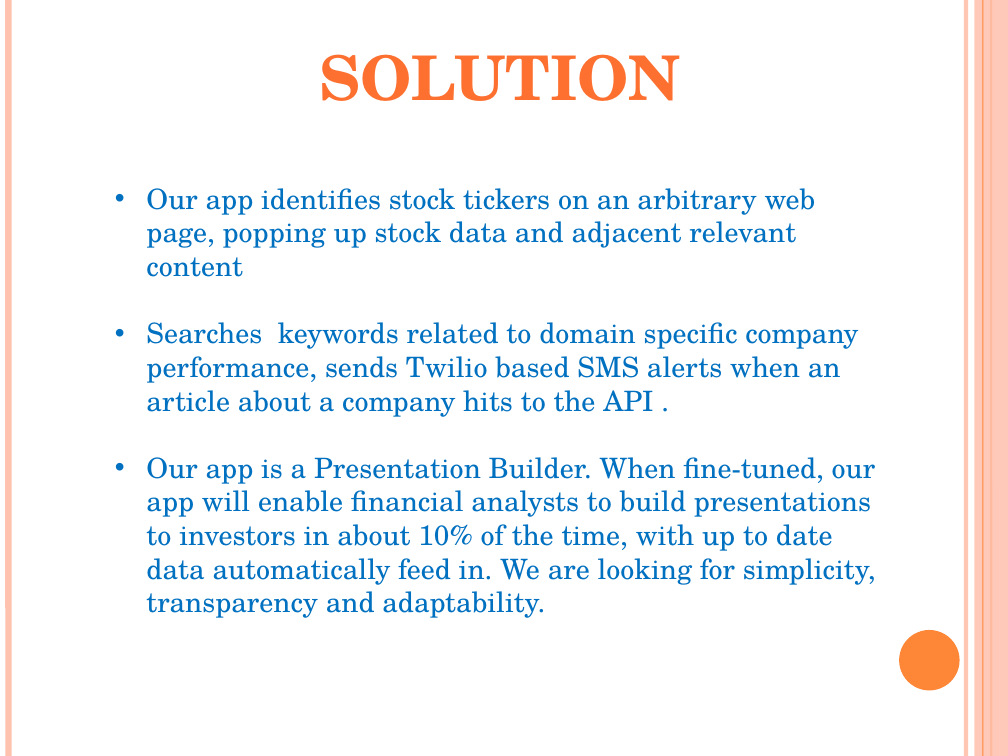
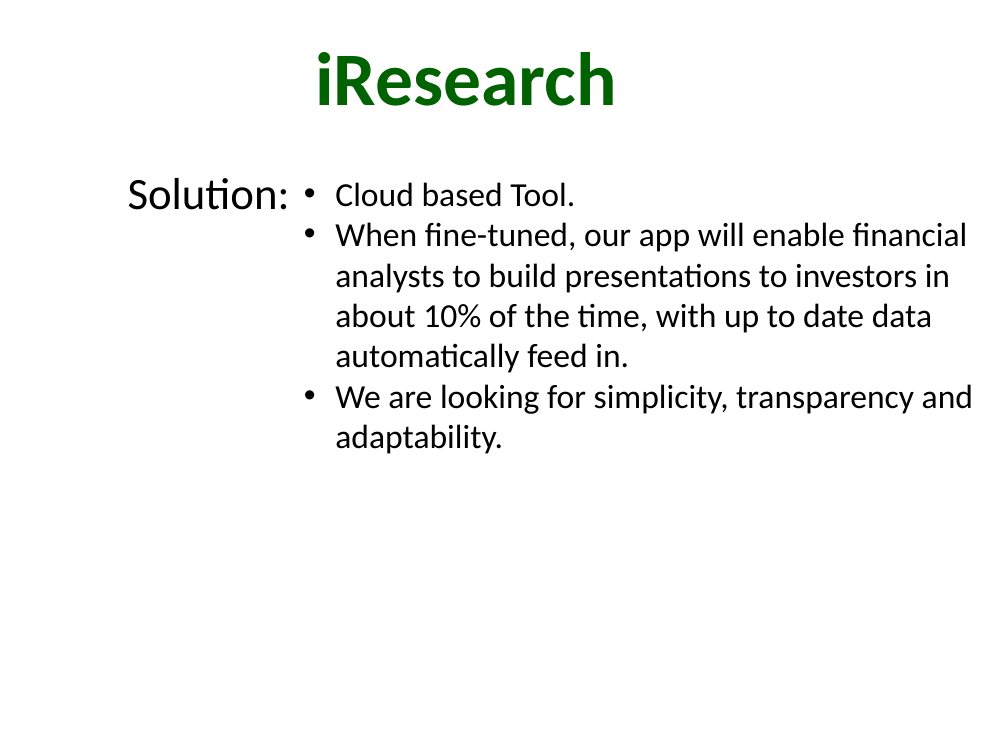
Before and after one commit to AdityaRaju/StoryBoard, a slide deck: slide 3 of web/ppt/Iresearch.pptx. Drawn at 1008x756 pixels with LibreOffice and Linux fonts; fonts in the diff are those of the drawing. Boxes give left, top, right and bottom in pixels: in the first picture for what was removed or moved away, otherwise in the second. Text is boxed around its words. In the diff, an @@ line names an element or a change of style, - is before the commit and + after.

```diff
--- a/web/ppt/Iresearch.pptx
+++ b/web/ppt/Iresearch.pptx
@@ line removed from (8, 0) to (8, 756) @@
@@ line removed from (966, 0) to (966, 756) @@
@@ rectangle removed at box(975, 0, 1008, 756) @@
@@ line removed from (983, 0) to (983, 756) @@
@@ line removed from (991, 0) to (991, 756) @@
@@ text added at box(315, 52, 616, 106), 54 pt, text #006200, bold @@
+iResearch
@@ text at box(128, 178, 290, 210): text changed; size 44 to 32 pt; font TeX Gyre Schola to Calibri; text colour gradient #FF8D61 to #FE7131 to #EB6A15 to #CB601A to #C75E1A to #000000; bold off @@
-SOLUTION
+Solution:
@@ text at box(335, 182, 973, 454): text changed; size 20 to 24 pt; font TeX Gyre Schola to Calibri; text colour #0070C0 to #000000 @@
-• Our app identifies stock tickers on an arbitrary web page, popping up stock data and adjacent relevant content
-• Searches keywords related to domain specific company performance, sends Twilio based SMS alerts when an article about a company hits to the API .
-• Our app is a Presentation Builder. When fine-tuned, our app will enable financial analysts to build presentations to investors in about 10% of the time, with up to date data automatically feed in. We are looking for simplicity, transparency and adaptability.
+• Cloud based Tool.
+• When fine-tuned, our app will enable financial analysts to build presentations to investors in about 10% of the time, with up to date data automatically feed in.
+• We are looking for simplicity, transparency and adaptability.
@@ ellipse removed at box(899, 630, 960, 690) @@
```
Also in this commit, not shown: 2 other slides changed, 5 slides added, 2 slides removed, 3 other files.
